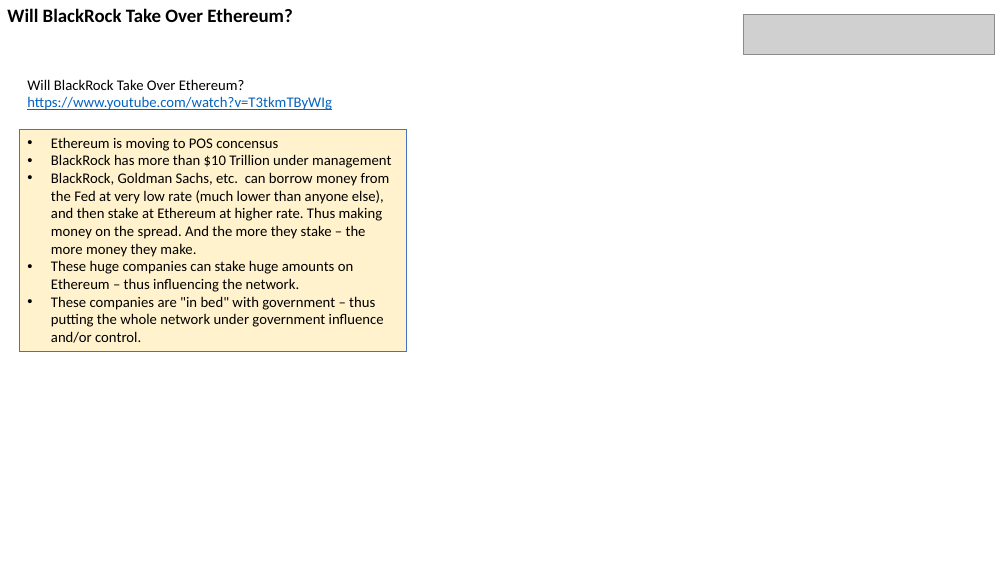
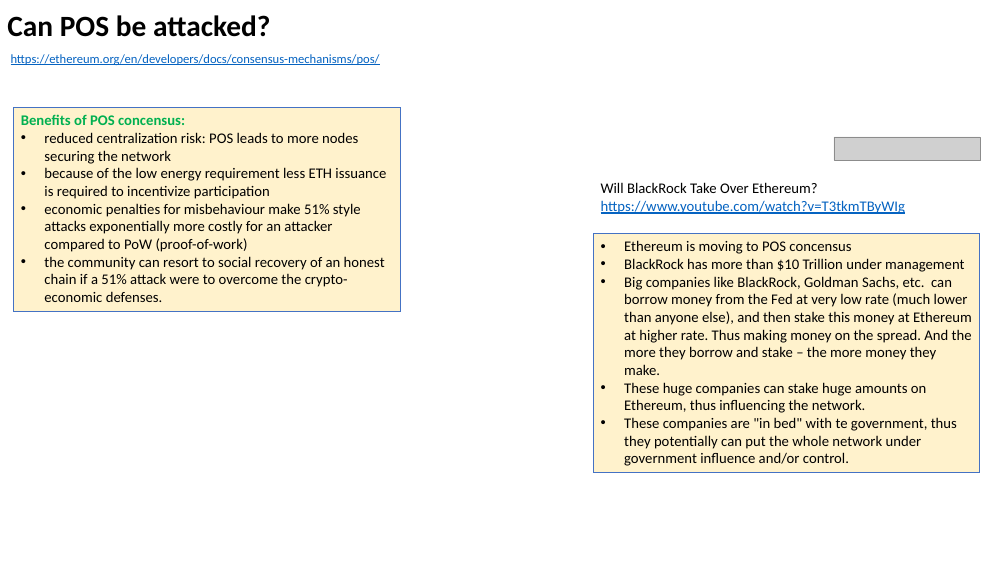
Before and after one commit to lselector/crypto, a slide deck: slide 8 of crypto_02_Ether_POS.pptx. Drawn at 1008x567 pixels with LibreOffice and Linux fonts; fonts in the diff are those of the drawing; grey boxes stand for pictures. Boxes give left, top, right and bottom in pixels: in the first picture for what was removed or moved away, otherwise in the second. Text is boxed around its words. In the diff, an @@ line names an element or a change of style, - is before the commit and + after.

Commit message:
update

```diff
--- a/crypto_02_Ether_POS.pptx
+++ b/crypto_02_Ether_POS.pptx
@@ text at bbox=[7, 15, 270, 37]: text changed; size 18 to 28 pt @@
-Will BlackRock Take Over Ethereum?
+Can POS be attacked?
@@ picture removed at bbox=[743, 14, 994, 54] @@
@@ text added at bbox=[11, 54, 380, 65], 12 pt, text #0563C1, underline @@
+https://ethereum.org/en/developers/docs/consensus-mechanisms/pos/
@@ rectangle added at bbox=[14, 107, 401, 311], fill #FFF2CC, outline #4472C4 0.75 pt, 14 pt, text #000000 @@
+Benefits of POS concensus:
+• reduced centralization risk: POS leads to more nodes securing the network
+• because of the low energy requirement less ETH issuance is required to incentivize participation
+• economic penalties for misbehaviour make 51% style attacks exponentially more costly for an attacker compared to PoW (proof-of-work)
+• the community can resort to social recovery of an honest chain if a 51% attack were to overcome the crypto-economic defenses.
@@ picture added at bbox=[834, 137, 980, 160] @@
@@ text "Will BlackRock Take Over Ethereum? ...": place and size @@
-text "Will BlackRock Take Over Ethereum? ..." at bbox=[27, 79, 332, 110]
+text "Will BlackRock Take Over Ethereum? ..." at bbox=[601, 182, 906, 214]
@@ rectangle "Ethereum is moving to POS ...": place and size @@
-rectangle "Ethereum is moving to POS ..." at bbox=[20, 130, 407, 352]
+rectangle "Ethereum is moving to POS ..." at bbox=[594, 234, 981, 473]
@@ text in rectangle at bbox=[624, 276, 972, 466]: text changed @@
-• BlackRock, Goldman Sachs, etc. can borrow money from the Fed at very low rate (much lower than anyone else), and then stake at Ethereum at higher rate. Thus making money on the spread. And the more they stake – the more money they make.
-• These huge companies can stake huge amounts on Ethereum – thus influencing the network.
-• These companies are "in bed" with government – thus putting the whole network under government influence and/or control.
+• Big companies like BlackRock, Goldman Sachs, etc. can borrow money from the Fed at very low rate (much lower than anyone else), and then stake this money at Ethereum at higher rate. Thus making money on the spread. And the more they borrow and stake – the more money they make.
+• These huge companies can stake huge amounts on Ethereum, thus influencing the network.
+• These companies are "in bed" with te government, thus they potentially can put the whole network under government influence and/or control.
```
